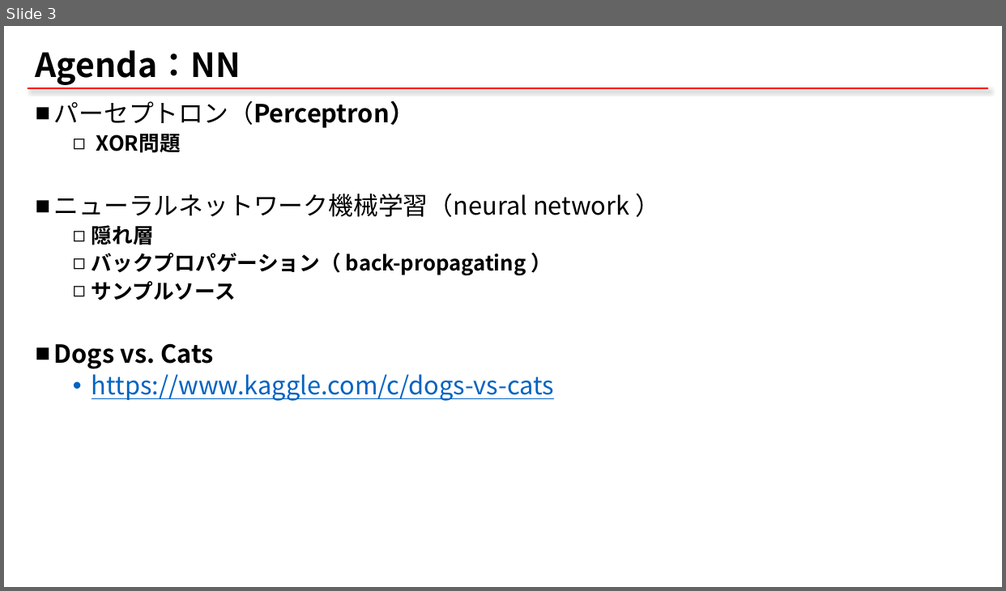
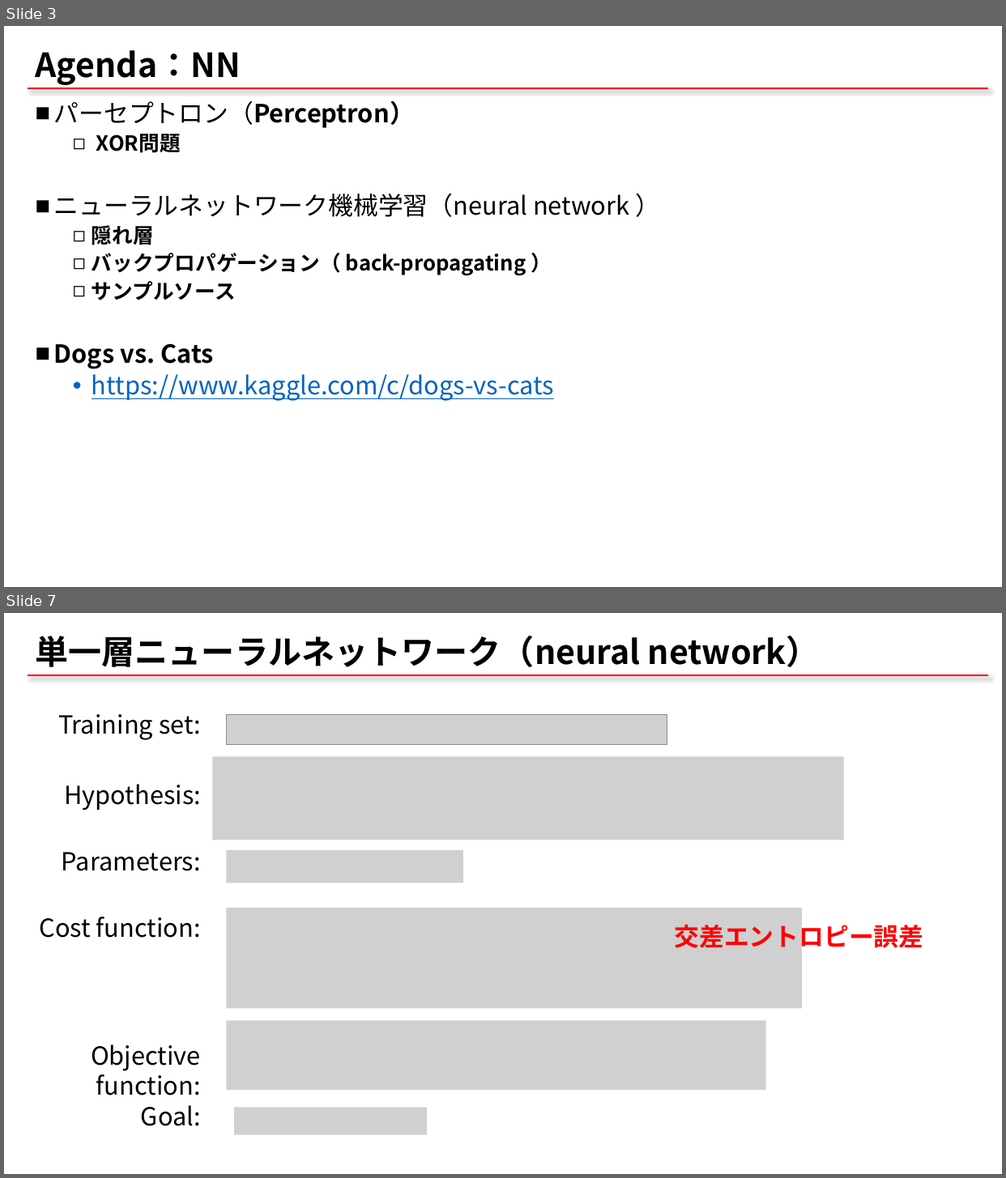
Before and after one commit to qqinxl2015/machine-learning-basic, a slide deck: _ML_01_NN.pptx. Shown one above the other, each under a label of ours: slide 3 before the commit, slides 3 and 7 after it; the slides between them are not shown. The pictures are 1006x591 and 1006x1178 pixels, drawn with LibreOffice and Linux fonts; fonts in the diff are those of the drawing; grey boxes stand for pictures. Boxes give left, top, right and bottom in pixels: in the first picture for what was removed or moved away, otherwise in the second. Text is boxed around its words. In the diff, an @@ line names an element or a change of style, - is before the commit and + after.

```diff
--- a/_ML_01_NN.pptx
+++ b/_ML_01_NN.pptx
@@ slide 7 added at [4,613,1002,1174], background #FFFFFF; not listed: 1 template element that a slide beside it also shows @@
@@ title added at [36,635,820,667], 32 pt, text #000000, bold @@
+単一層ニューラルネットワーク（neural network）
@@ text added at [58,714,201,740], 24 pt, text #000000 @@
+Training set:
@@ picture added at [226,715,667,745] @@
@@ picture added at [212,756,843,841] @@
@@ text added at [64,784,201,810], 24 pt, text #000000 @@
+Hypothesis:
@@ text added at [62,852,201,871], 24 pt, text #000000 @@
+Parameters:
@@ picture added at [226,850,463,884] @@
@@ text added at [39,917,201,938], 24 pt, text #000000 @@
+Cost function:
@@ picture added at [226,908,802,1009] @@
@@ text added at [674,921,923,953], 24 pt, text #FF0000, bold @@
+交差エントロピー誤差
@@ picture added at [226,1021,766,1091] @@
@@ text added at [91,1045,201,1096], 24 pt, text #000000 @@
+Objective function:
@@ text added at [141,1105,201,1127], 24 pt, text #000000 @@
+Goal:
@@ picture added at [235,1108,427,1135] @@
```
Also in this commit, not shown: 15 slides changed, 3 other slides added, 1 slide removed, 1 other file.
